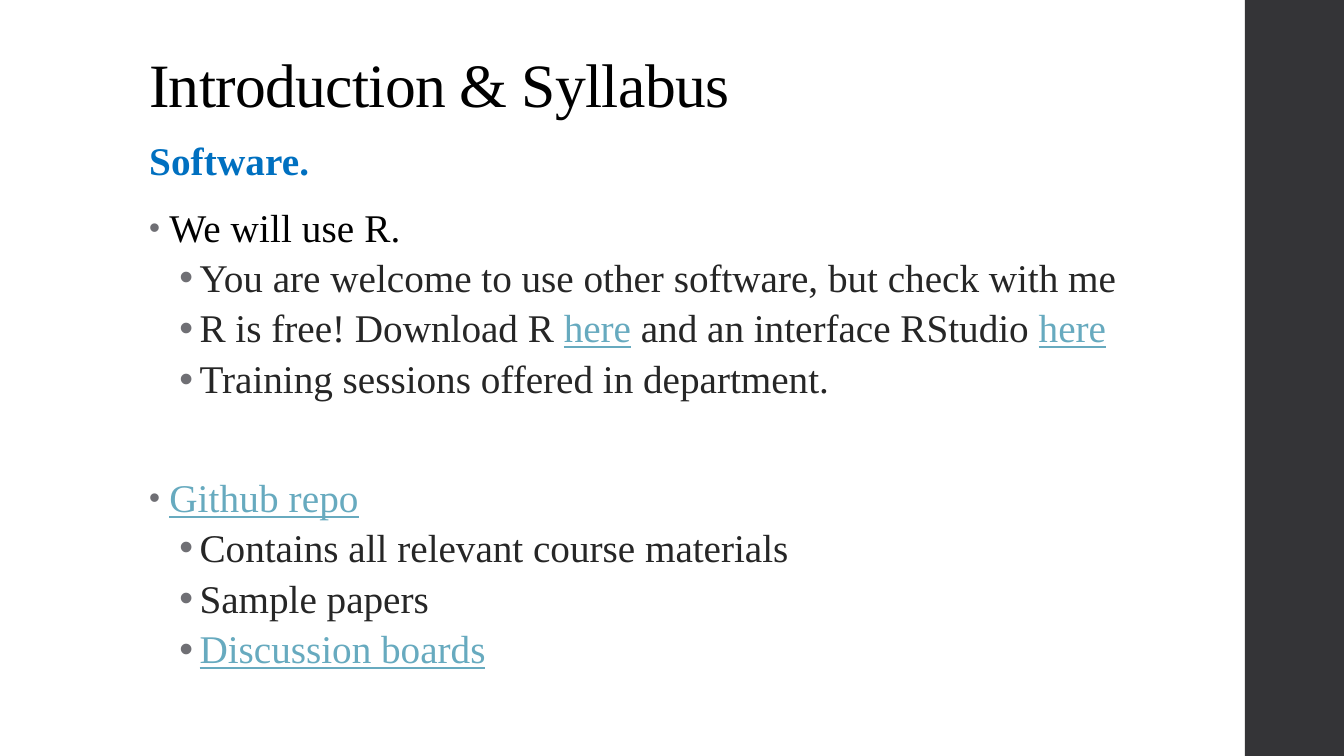
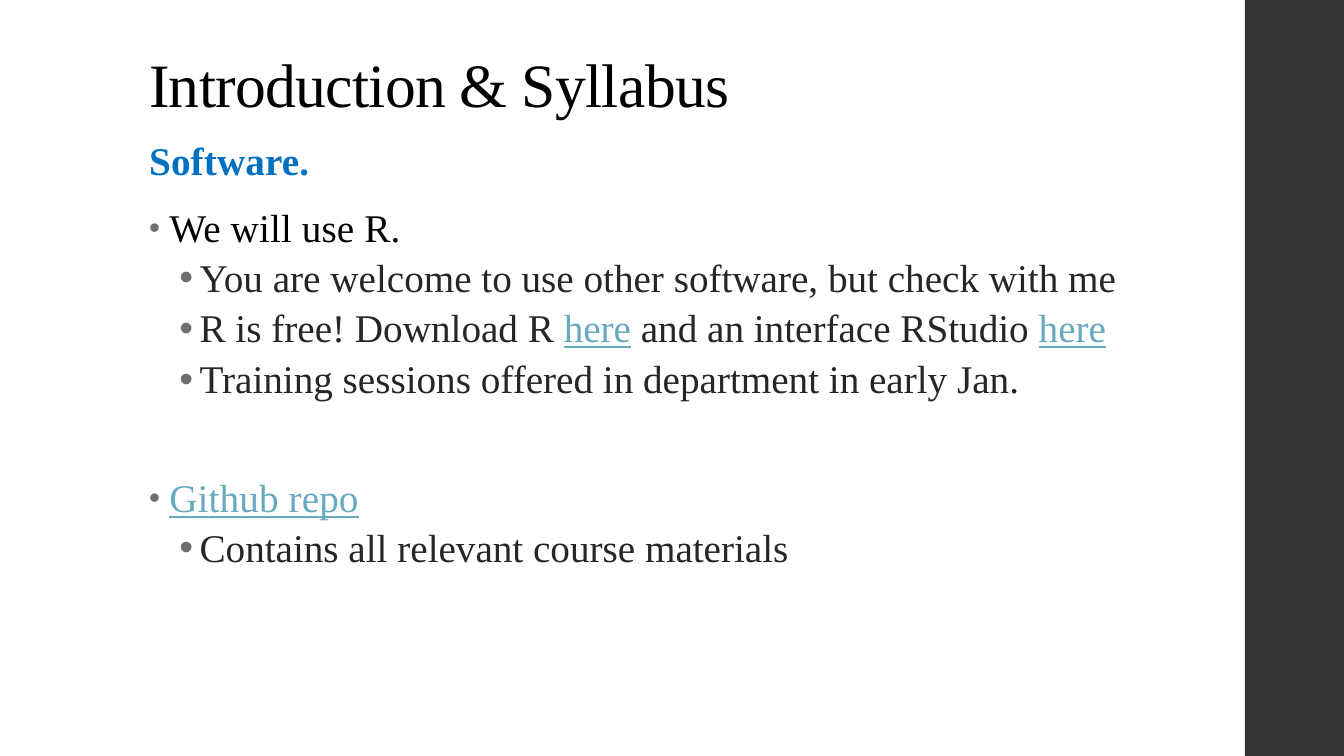
Before and after one commit to alex-hoagland/HAD5772, a slide deck: slide 9 of Lectures/Lecture01_Introduction/Lecture1_Intro.pptx. Drawn at 1344x756 pixels with LibreOffice and Linux fonts; fonts in the diff are those of the drawing. Boxes give left, top, right and bottom in pixels: in the first picture for what was removed or moved away, otherwise in the second. Text is boxed around its words. In the diff, an @@ line names an element or a change of style, - is before the commit and + after.

```diff
--- a/Lectures/Lecture01_Introduction/Lecture1_Intro.pptx
+++ b/Lectures/Lecture01_Introduction/Lecture1_Intro.pptx
@@ text at (200, 365, 1019, 401): text changed @@
-  • Training sessions offered in department.
+  • Training sessions offered in department in early Jan.
@@ text at (200, 585, 485, 669): paragraphs removed @@
-  • Sample papers
-  • Discussion boards
```
Also in this commit, not shown: 4 other slides changed, 3 slides added, 2 slides removed, 3 other files.
